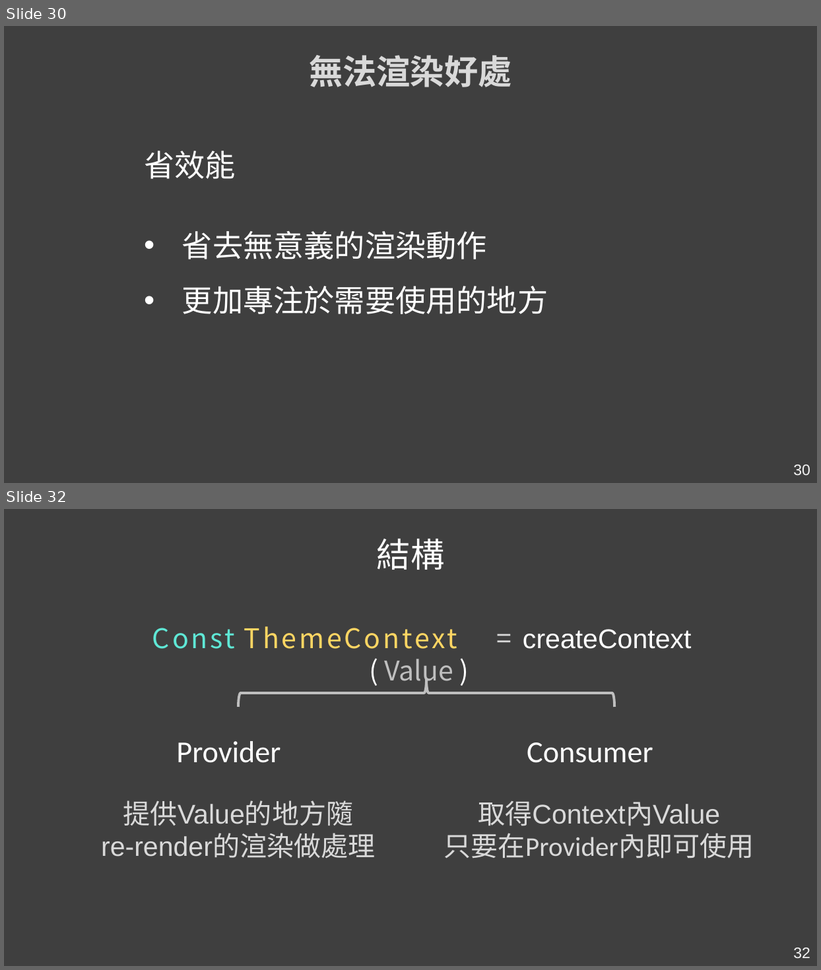
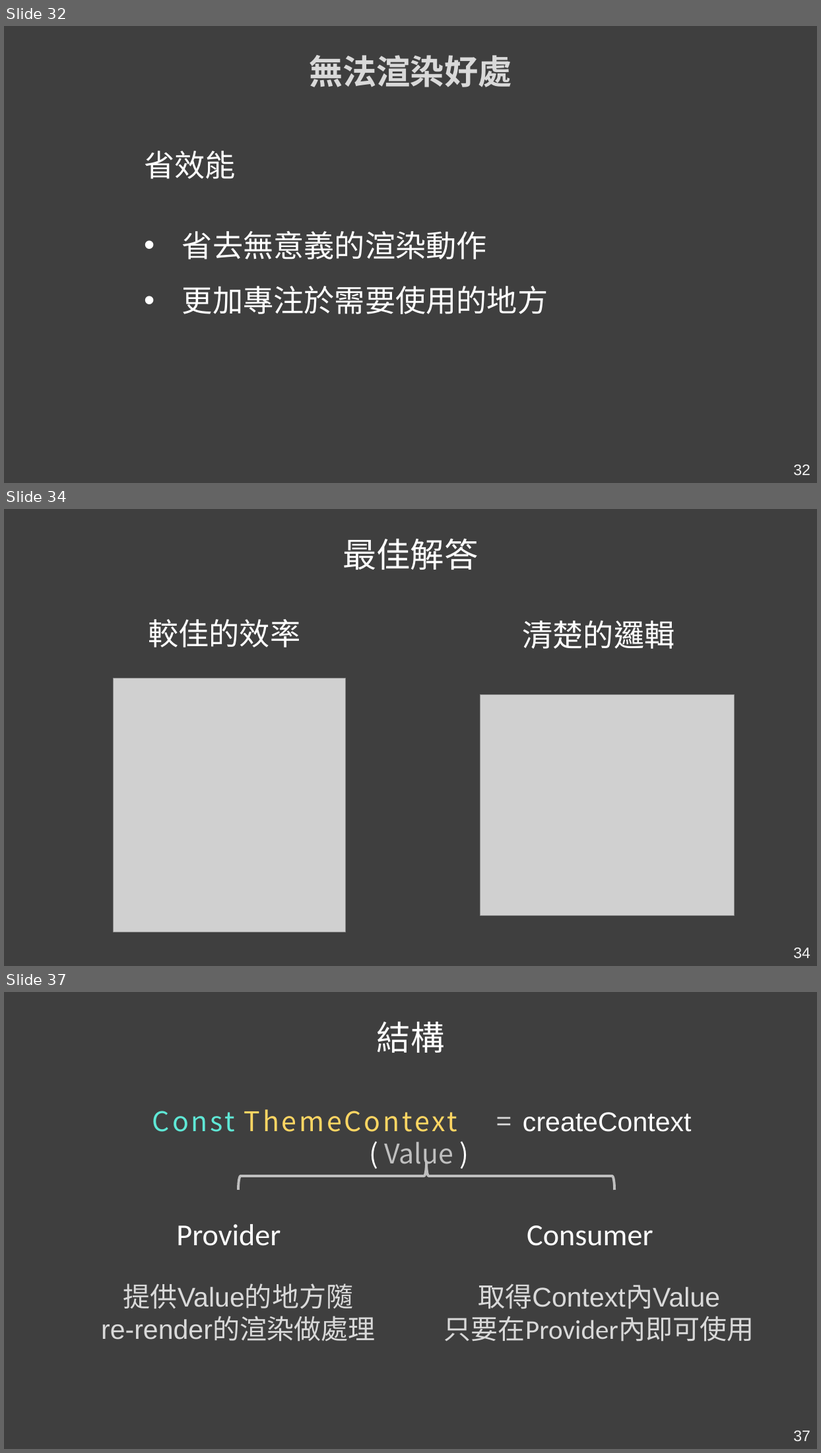
Before and after one commit to Kader-coder/React-Hooks, a slide deck: PPT/React Hooks &.pptx. Shown one above the other, each under a label of ours: slides 30 and 32 before the commit, slides 32, 34 and 37 after it; the slides between them are not shown. The pictures are 821x970 and 821x1453 pixels, drawn with LibreOffice and Linux fonts; fonts in the diff are those of the drawing; grey boxes stand for pictures. Boxes give left, top, right and bottom in pixels: in the first picture for what was removed or moved away, otherwise in the second. Text is boxed around its words. In the diff, an @@ line names an element or a change of style, - is before the commit and + after.

```diff
--- a/PPT/React Hooks &.pptx
+++ b/PPT/React Hooks &.pptx
@@ slide 34 added at (4,509,817,966), background #3F3F3F @@
@@ text added at (343,538,478,570), 40 pt, text #FFFFFF @@
+最佳解答
@@ text added at (148,619,300,648), 36 pt, text #FFFFFF @@
+較佳的效率
@@ text added at (523,621,675,649), 36 pt, text #FFFFFF @@
+清楚的邏輯
@@ picture added at (114,679,346,933) @@
@@ picture added at (481,695,735,916) @@
@@ page number added at (793,948,811,958), 18 pt, text #F2F2F2 @@
+34
@@ what was slide 30 is now slide 32 @@
@@ page number at (793,465,811,475): text changed @@
-30
+32
@@ what was slide 32 is now slide 37 @@
@@ page number at (793,1431,811,1441): text changed @@
-32
+37
```
Also in this commit, not shown: 8 slides changed, 5 other slides added, 1 slide removed.
